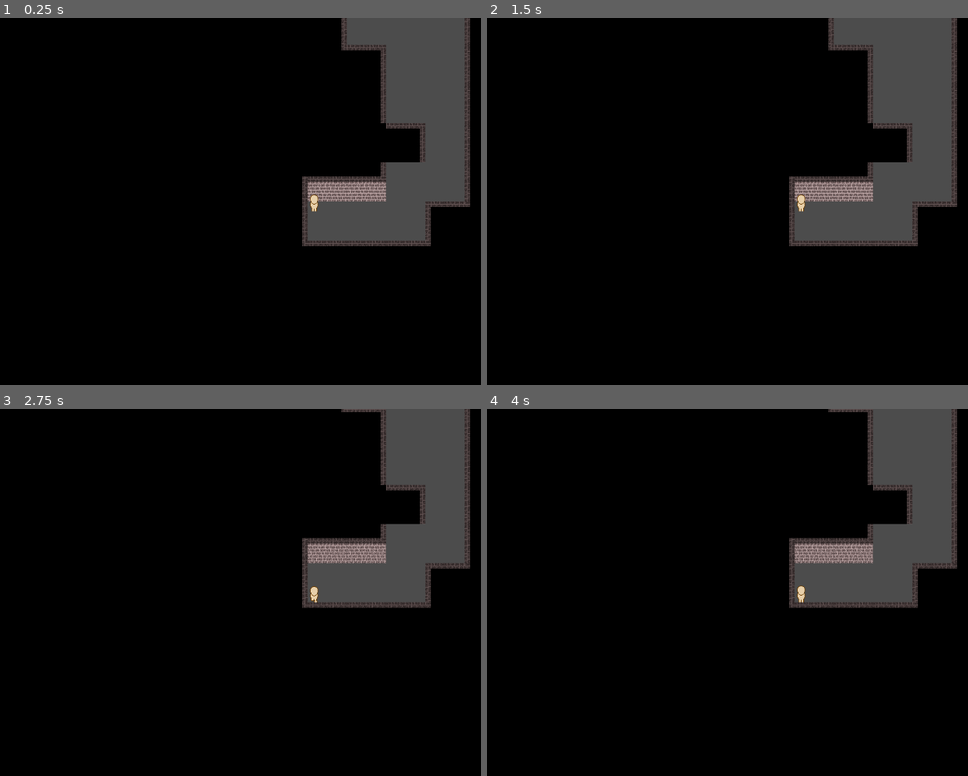
Above: before the commit, frames 1-4 (two rows, left to right).
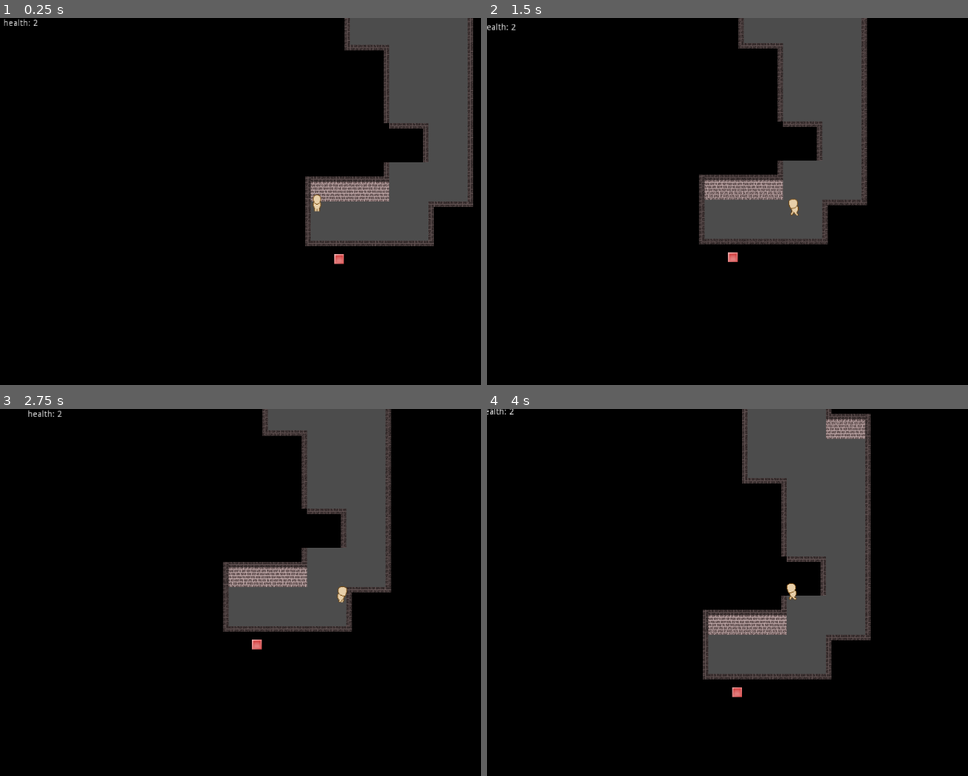
Above: after the commit, the same moments.

Repository: Overamigos/A-Dungeon-and-no-Dragon
Game: Godot game, scene res://colworld.tscn
Same seed, same stepped clock (60 frames per second), same inputs: the game is played once before the commit and once after it.
Inputs:
- Up to frame 1 (0.25 s): no input
- Up to frame 2 (1.5 s): hold D (move_right, bound only after the commit) 0.53-1.28 s; tap Space (dash, bound only after the commit) at 0.6 s; hold A (move_left, bound only after the commit) from 1.28 s (still down); tap S (move_bottom, bound only after the commit) at 1.35 s
- Up to frame 3 (2.75 s): tap Space (dash, bound only after the commit) at 1.55, 2.3 s; release A (move_left, bound only after the commit) at 2.03 s; hold D (move_right, bound only after the commit) from 2.03 s (still down); hold Down (move_bottom, bound only before the commit) from 2.03 s (still down)
- Up to frame 4 (4 s): release D (move_right, bound only after the commit) at 2.78 s; release Down (move_bottom, bound only before the commit) at 2.78 s; hold W (move_up, bound only after the commit) 2.78-3.53 s; tap Space (dash, bound only after the commit) at 2.85, 3.6 s; hold A (move_left, bound only after the commit) from 3.53 s (still down)

The runs differ from the first frame. In frame 1, 1.9% of the frame differs, in the area x 0-99%, y 0-68%; in frame 2, 23%; in frame 3, 19%; in frame 4, 24%, in the area x 0-98%, y 0-79%.

Commit message:
Enemy on screen, camera smooth, dash eye frames and health points

Diff:
--- a/TileMap.gd
+++ b/TileMap.gd
@@ -18,7 +18,7 @@
 			set_cell(i,j,-1)
 			numberOfSpaces-=1
 		var nextDir = rng.randi_range(0,3);
-		if rng.randi_range(0,100) < 25:
+		if rng.randi_range(0,100) < 5:
 			nextDir = prevDir;
 		prevDir = nextDir;
 		match(nextDir):
--- a/colworld.tscn
+++ b/colworld.tscn
@@ -1,8 +1,9 @@
-[gd_scene load_steps=4 format=2]
+[gd_scene load_steps=5 format=2]
 
 [ext_resource path="res://assets/tileset/brick_wall.tres" type="TileSet" id=1]
 [ext_resource path="res://TileMap.gd" type="Script" id=2]
 [ext_resource path="res://player.tscn" type="PackedScene" id=3]
+[ext_resource path="res://enemy.tscn" type="PackedScene" id=4]
 
 [node name="colworld" type="Node2D"]
 
@@ -16,7 +17,23 @@
 
 [node name="Camera2D" type="Camera2D" parent="player"]
 current = true
-drag_margin_left = 0.0
-drag_margin_top = 0.0
-drag_margin_right = 0.0
-drag_margin_bottom = 0.0
+drag_margin_h_enabled = false
+drag_margin_v_enabled = false
+smoothing_enabled = true
+smoothing_speed = 3.0
+drag_margin_left = 0.3
+drag_margin_top = 0.3
+drag_margin_right = 0.3
+drag_margin_bottom = 0.3
+editor_draw_limits = true
+editor_draw_drag_margin = true
+
+[node name="healthText" type="RichTextLabel" parent="player/Camera2D"]
+margin_left = -511.0
+margin_top = -298.0
+margin_right = 510.0
+margin_bottom = 300.0
+text = "Health: "
+
+[node name="enemy" parent="." instance=ExtResource( 4 )]
+position = Vector2( 46.3321, 94.137 )
--- /dev/null
+++ b/enemy.tscn
@@ -0,0 +1,17 @@
+[gd_scene load_steps=3 format=2]
+
+[ext_resource path="res://obstacle.png" type="Texture" id=1]
+
+[sub_resource type="RectangleShape2D" id=2]
+extents = Vector2( 8.33839, 7.95333 )
+
+[node name="enemy" type="KinematicBody2D"]
+
+[node name="Sprite" type="Sprite" parent="."]
+texture = ExtResource( 1 )
+
+[node name="Area2D" type="Area2D" parent="."]
+collision_mask = 2
+
+[node name="CollisionShape2D" type="CollisionShape2D" parent="Area2D"]
+shape = SubResource( 2 )
--- a/player.gd
+++ b/player.gd
@@ -1,15 +1,28 @@
 extends KinematicBody2D
 
-var MOTION_SPEED = 200; 	# Pixels/second
-var dashingSpeed = 800; 	#Pixels/second
-var baseSpeed = 200			#Pixels/second
+var dashingSpeed = 800; 			#Pixels/second
+var baseSpeed = 200					#Pixels/second
+var MOTION_SPEED = baseSpeed; 		# Pixels/second
 
-var dashMaxCD = 1;					#Seconds
+var dashMaxCD = 0.5;					#Seconds
 var dashingMaxDuration = 0.15;		#Seconds
 var dashCD = 0;						#Seconds
 var dashingDuration = 0;			#Seconds
 var isDashing = false;				#If entity is dashing
 var dashingMotion = Vector2(0,0);	#Direction vector
+
+var maxHp = 2;
+var hp = maxHp;
+
+func _process(delta):
+	get_node("Camera2D/healthText").text = "health: %d" % hp;
+	if hp <=0:
+		print('dead');
+		var target = get_node('../..')
+		var source = get_node("Camera2D")
+		source.current = false;
+		queue_free()
+	pass
 
 func _physics_process(delta):
 	var motion = Vector2(
@@ -21,6 +34,7 @@
 		dashCD = dashMaxCD
 		MOTION_SPEED = dashingSpeed;
 		dashingDuration = dashingMaxDuration;
+		get_node("Hitbox/CollisionShape2D").disabled = true;
 		isDashing = true;
 		dashingMotion = Vector2(
 			Input.get_action_strength("move_right") - Input.get_action_strength("move_left"),
@@ -43,6 +57,7 @@
 		motion = dashingMotion;
 		dashingDuration -= delta
 		if dashingDuration < 0:
+			get_node("Hitbox/CollisionShape2D").disabled = false;
 			dashingDuration = 0
 			isDashing = false;
 			dashCD = dashMaxCD;
@@ -59,6 +74,7 @@
 	MOTION_SPEED = baseSpeed
 
 func decideAnimation(motion):
+
 	if motion == Vector2(0, 0):
 		var oldAnimation = $RunSprite/AnimationPlayer.current_animation;
 		var newAnimation = oldAnimation.replace('Run','Idle');
@@ -90,3 +106,9 @@
 			elif horizontal > 0 && $RunSprite/AnimationPlayer.current_animation == 'RunUp':
 				$RunSprite/AnimationPlayer.play("RunDown");
 	pass
+
+func _on_Area2D_area_entered(area):
+	if(area.collision_mask == 2):
+		print('hit');
+		hp-=1;
+	pass # Replace with function body.
--- a/player.tscn
+++ b/player.tscn
@@ -269,7 +269,10 @@
 }
 
 [sub_resource type="RectangleShape2D" id=17]
-extents = Vector2( 10, 4 )
+extents = Vector2( 8.94965, 3.5765 )
+
+[sub_resource type="RectangleShape2D" id=18]
+extents = Vector2( 8.85991, 13.4101 )
 
 [node name="player" type="KinematicBody2D"]
 script = ExtResource( 1 )
@@ -309,6 +312,13 @@
 anims/RunUpLeft = SubResource( 15 )
 anims/RunUpRight = SubResource( 16 )
 
-[node name="CollisionShape2D" type="CollisionShape2D" parent="."]
-position = Vector2( 0, 12 )
+[node name="Feet" type="CollisionShape2D" parent="."]
+position = Vector2( -0.448723, 12.2692 )
 shape = SubResource( 17 )
+
+[node name="Hitbox" type="Area2D" parent="."]
+
+[node name="CollisionShape2D" type="CollisionShape2D" parent="Hitbox"]
+position = Vector2( -0.448723, 2.44872 )
+shape = SubResource( 18 )
+[connection signal="area_entered" from="Hitbox" to="." method="_on_Area2D_area_entered"]
--- a/project.godot
+++ b/project.godot
@@ -32,21 +32,34 @@
 
 move_bottom={
 "deadzone": 0.5,
-"events": [ Object(InputEventKey,"resource_local_to_scene":false,"resource_name":"","device":0,"alt":false,"shift":false,"control":false,"meta":false,"command":false,"pressed":false,"scancode":16777234,"unicode":0,"echo":false,"script":null)
+"events": [ Object(InputEventKey,"resource_local_to_scene":false,"resource_name":"","device":0,"alt":false,"shift":false,"control":false,"meta":false,"command":false,"pressed":false,"scancode":83,"unicode":0,"echo":false,"script":null)
  ]
 }
 move_left={
 "deadzone": 0.5,
-"events": [ Object(InputEventKey,"resource_local_to_scene":false,"resource_name":"","device":0,"alt":false,"shift":false,"control":false,"meta":false,"command":false,"pressed":false,"scancode":16777231,"unicode":0,"echo":false,"script":null)
+"events": [ Object(InputEventKey,"resource_local_to_scene":false,"resource_name":"","device":0,"alt":false,"shift":false,"control":false,"meta":false,"command":false,"pressed":false,"scancode":65,"unicode":0,"echo":false,"script":null)
  ]
 }
 move_right={
 "deadzone": 0.5,
-"events": [ Object(InputEventKey,"resource_local_to_scene":false,"resource_name":"","device":0,"alt":false,"shift":false,"control":false,"meta":false,"command":false,"pressed":false,"scancode":16777233,"unicode":0,"echo":false,"script":null)
+"events": [ Object(InputEventKey,"resource_local_to_scene":false,"resource_name":"","device":0,"alt":false,"shift":false,"control":false,"meta":false,"command":false,"pressed":false,"scancode":68,"unicode":0,"echo":false,"script":null)
  ]
 }
 move_up={
 "deadzone": 0.5,
-"events": [ Object(InputEventKey,"resource_local_to_scene":false,"resource_name":"","device":0,"alt":false,"shift":false,"control":false,"meta":false,"command":false,"pressed":false,"scancode":16777232,"unicode":0,"echo":false,"script":null)
+"events": [ Object(InputEventKey,"resource_local_to_scene":false,"resource_name":"","device":0,"alt":false,"shift":false,"control":false,"meta":false,"command":false,"pressed":false,"scancode":87,"unicode":0,"echo":false,"script":null)
  ]
 }
+dash={
+"deadzone": 0.5,
+"events": [ Object(InputEventKey,"resource_local_to_scene":false,"resource_name":"","device":0,"alt":false,"shift":false,"control":false,"meta":false,"command":false,"pressed":false,"scancode":32,"unicode":0,"echo":false,"script":null)
+ ]
+}
+
+[layer_names]
+
+2d_render/layer_1="player"
+2d_physics/layer_1="player"
+2d_render/layer_2="enemy"
+2d_physics/layer_2="enemy"
+2d_render/player=false
Not shown: 1 places in player.tscn that only renumber resources
